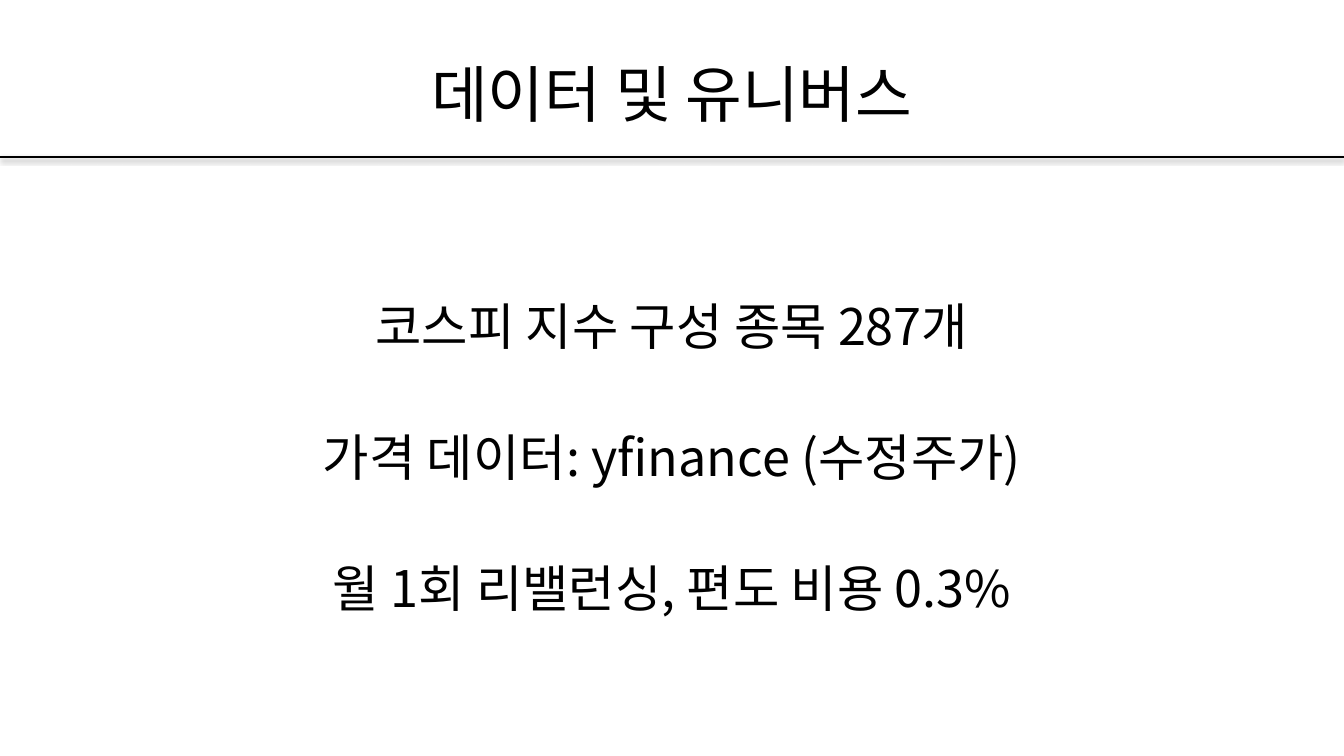
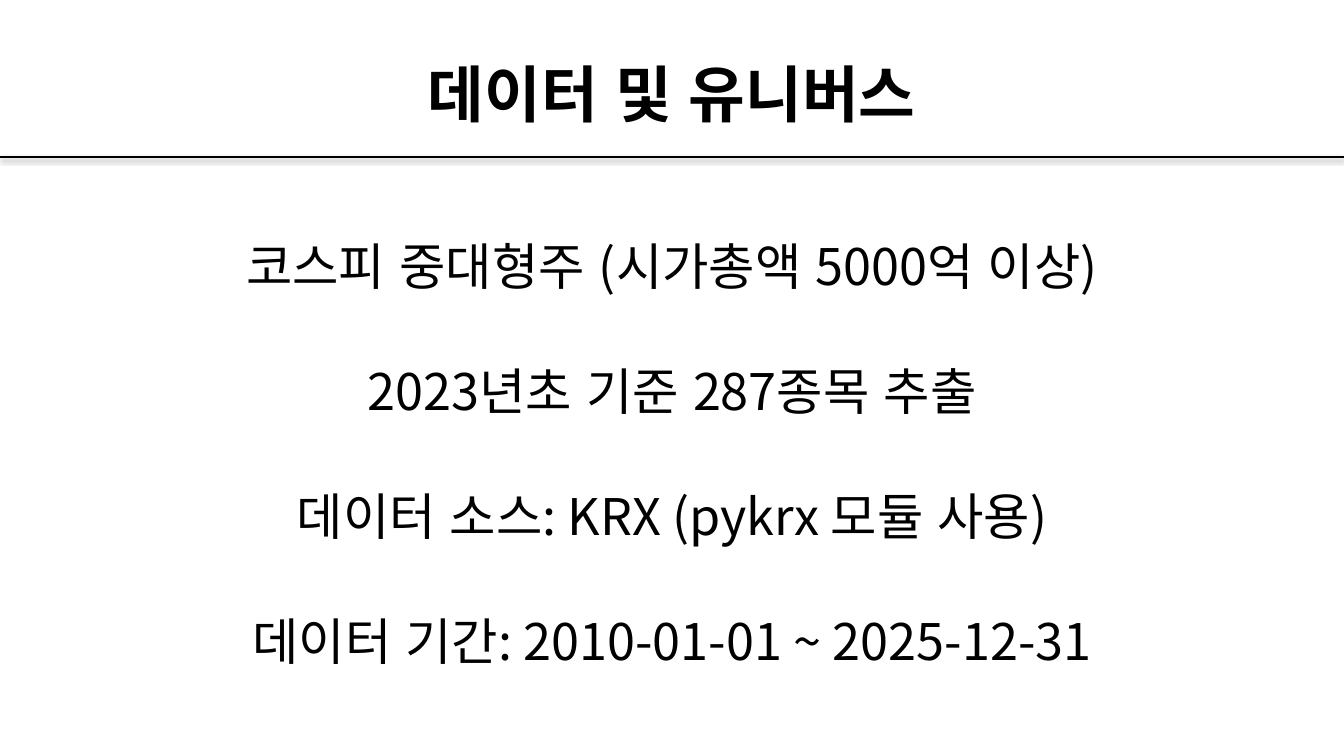
Before and after one commit to pdhman/KDT-AI-, a slide deck: slide 5 of 알파카_쿨다운_모멘텀_전략_발표초안.pptx (slide 4 before the commit). Drawn at 1344x756 pixels with LibreOffice and Linux fonts; fonts in the diff are those of the drawing. Boxes give left, top, right and bottom in pixels: in the first picture for what was removed or moved away, otherwise in the second. Text is boxed around its words. In the diff, an @@ line names an element or a change of style, - is before the commit and + after.

Commit message:
최종 발표 수정

```diff
--- a/알파카_쿨다운_모멘텀_전략_발표초안.pptx
+++ b/알파카_쿨다운_모멘텀_전략_발표초안.pptx
@@ title "데이터 및 유니버스" at (428, 65, 916, 123): font Noto Sans CJK KR to Calibri, bold on @@
@@ text at (246, 243, 1098, 664): text changed @@
-코스피 지수 구성 종목 287개
-가격 데이터: yfinance (수정주가)
-월 1회 리밸런싱, 편도 비용 0.3%
+코스피 중대형주 (시가총액 5000억 이상)
+2023년초 기준 287종목 추출
+데이터 소스: KRX (pykrx 모듈 사용)
+데이터 기간: 2010-01-01 ~ 2025-12-31
```
Also in this commit, not shown: 7 other slides changed, 6 slides added, 2 other files.
